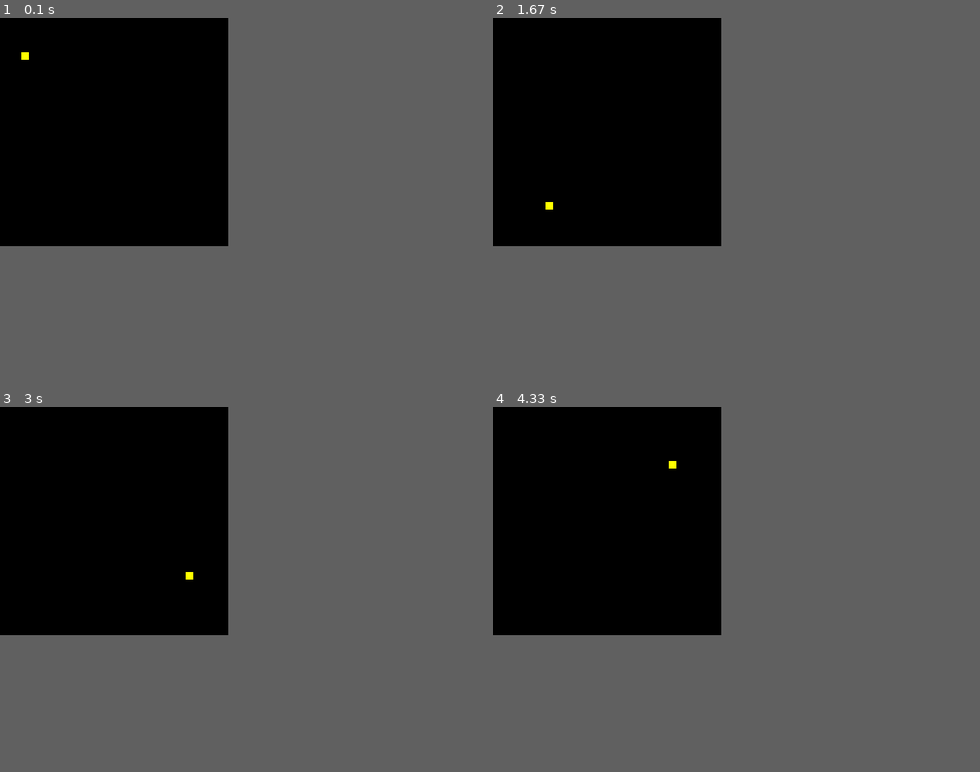
Above: before the commit, frames 1-4 (two rows, left to right).
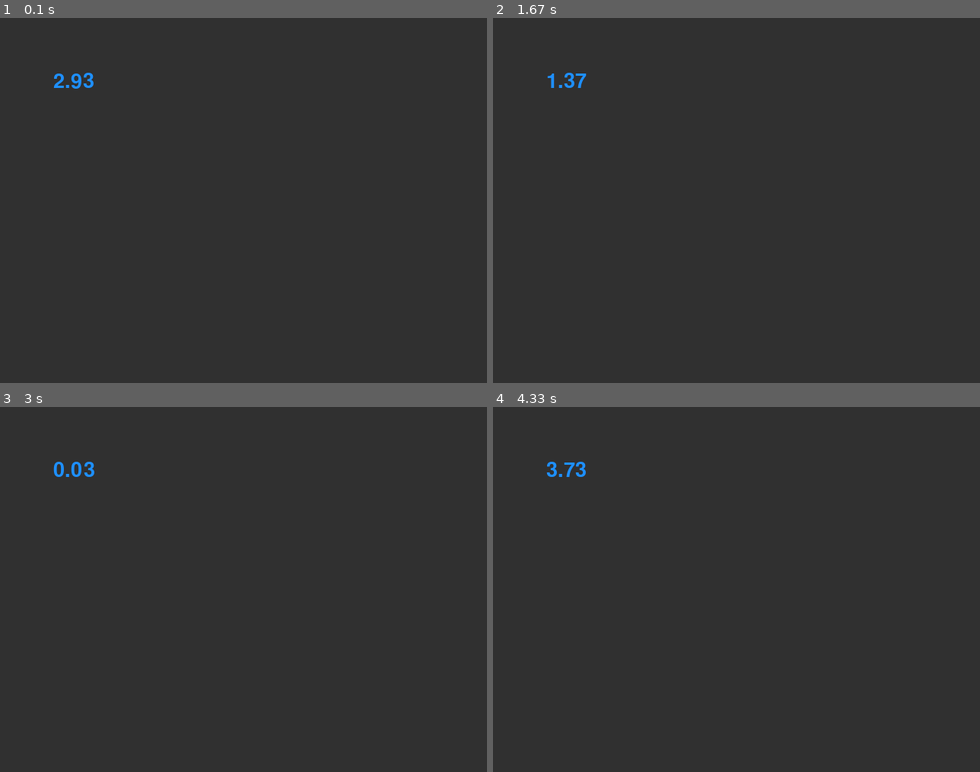
Above: after the commit, the same moments.

Repository: AyoubErrajraji/MonkeyBusiness
Game: pygame game, started from finalfight_lib/test2.py
The game is run twice, just before and just after one commit, with the same random seed, the same clock (stepped at 60 frames per second) and the same inputs.
Inputs:
- Up to frame 1 (0.1 s): no input
- Up to frame 2 (1.67 s): no input
- Up to frame 3 (3 s): no input
- Up to frame 4 (4.33 s): no input
In our replay, the window is 300x300 before the commit and 640x480 after it. These sizes can differ from the game's own. Grey fills any space a smaller window leaves; there, only what the larger window draws over its background counts as a difference.

The runs differ from the first frame. In frame 1, 29% of the frame differs, in the area x 0-47%, y 0-63%; in frame 2, 29%; in frame 3, 29%; in frame 4, 29%.

Commit message:
added a timer

Diff:
--- a/finalfight_lib/game.py
+++ b/finalfight_lib/game.py
@@ -205,16 +205,23 @@
         RUNNING, PAUSE = 0, 1
         state = RUNNING
 
-        pause_text = pygame.font.Font("finalfight_lib/FEASFBRG.ttf", 60).render('Paused', True,
-                                                                                         pygame.color.Color('White'))
+        pause_text = pygame.font.Font("finalfight_lib/FEASFBRG.ttf", 60).render('Paused', True, pygame.color.Color('White'))
+
         s = pygame.Surface((width, height), pygame.SRCALPHA)  # per-pixel alpha
         s.fill((0, 0, 0, 150))
 
         clock = pygame.time.Clock()
 
+        counter, text = 3, '3'.rjust(3)
+        pygame.time.set_timer(pygame.USEREVENT, 1000)
+        font = pygame.font.Font("finalfight_lib/FEASFBRG.ttf", 60)
+
         while True:
 
             for e in pygame.event.get():
+                counter -= 1
+                text = str(counter).rjust(3) if counter > 0 else 'Go!'
+
                 if e.type == pygame.QUIT:
                     pygame.quit()
                     sys.exit()
@@ -224,15 +231,19 @@
                     if e.key == pygame.K_s: state = RUNNING
             else:
                 screen.fill((0, 0, 0))
-
+                #screen.blit(font.render(text, True, (0, 0, 0)), (32, 48))
+                #pygame.display.flip()
+                #clock.tick(60)
                 if state == RUNNING:
                     player.movePlayer()
+
                     background.blitForrest()
                     newWolk.blitwolk(screen)
                     newBoss.blitBoss(screen)
                     #newPlayer.blitPlayer()
                     player.draw(screen)
                     newScore.blitScore(screen)
+                    screen.blit(font.render(text, True, (0, 0, 0)), (620, 100))
 
 
 
@@ -240,9 +251,9 @@
                 elif state == PAUSE:
                     background.blitForrest()
                     #newWolk.blitwolk()
-                    newBoss.blitBoss(screen)
+                    #newBoss.blitBoss(screen)
                     #newPlayer.blitPlayer()
-                    player.draw(screen)
+                    #player.draw(screen)
                     newScore.blitScore(screen)
                     screen.blit(s, (0, 0))
                     screen.blit(pause_text, (600, 360))
--- a/finalfight_lib/test2.py
+++ b/finalfight_lib/test2.py
@@ -1,49 +1,35 @@
-import pygame, math, itertools
+import pygame as pg
 
-def magnitude(v):
-    return math.sqrt(sum(v[i]*v[i] for i in range(len(v))))
 
-def sub(u, v):
-    return [u[i]-v[i] for i in range(len(u))]
+def main():
+    pg.init()
+    screen = pg.display.set_mode((640, 480))
+    font = pg.font.Font(None, 40)
+    gray = pg.Color('gray19')
+    blue = pg.Color('dodgerblue')
+    # The clock is used to limit the frame rate
+    # and returns the time since last tick.
+    clock = pg.time.Clock()
+    timer = 3  # Decrease this to count down.
+    dt = 0  # Delta time (time since last tick).
 
-def normalize(v):
-    return [v[i]/magnitude(v)  for i in range(len(v))]
+    done = False
+    while not done:
+        for event in pg.event.get():
+            if event.type == pg.QUIT:
+                done = True
 
-pygame.init()
-screen = pygame.display.set_mode((300, 300))
-clock = pygame.time.Clock()
+        timer -= dt
+        if timer <= 0:
+            timer = 5
 
-path = itertools.cycle([(26, 43), (105, 110), (45, 225), (145, 295), (266, 211), (178, 134), (250, 56), (147, 12)])
-target = next(path)
-ball, speed = pygame.rect.Rect(target[0], target[1], 10, 10), 3.6
-pause_text = pygame.font.SysFont('Consolas', 32).render('Pause', True, pygame.color.Color('White'))
+        screen.fill(gray)
+        txt = font.render(str(round(timer, 2)), True, blue)
+        screen.blit(txt, (70, 70))
+        pg.display.flip()
+        dt = clock.tick(30) / 1000  # / 1000 to convert to seconds.
 
-RUNNING, PAUSE = 0, 1
-state = RUNNING
 
-while True:
-    for e in pygame.event.get():
-        if e.type == pygame.QUIT: break
-        if e.type == pygame.KEYDOWN:
-            if e.key == pygame.K_p: state = PAUSE
-            if e.key == pygame.K_s: state = RUNNING
-    else:
-        screen.fill((0, 0, 0))
-
-        if state == RUNNING:
-            target_vector = sub(target, ball.center)
-
-            if magnitude(target_vector) < 2:
-                target = next(path)
-            else:
-                ball.move_ip([c * speed for c in normalize(target_vector)])
-
-            pygame.draw.rect(screen, pygame.color.Color('Yellow'), ball)
-
-        elif state == PAUSE:
-            screen.blit(pause_text, (100, 100))
-
-        pygame.display.flip()
-        clock.tick(60)
-        continue
-    break
+if __name__ == '__main__':
+    main()
+    pg.quit()
